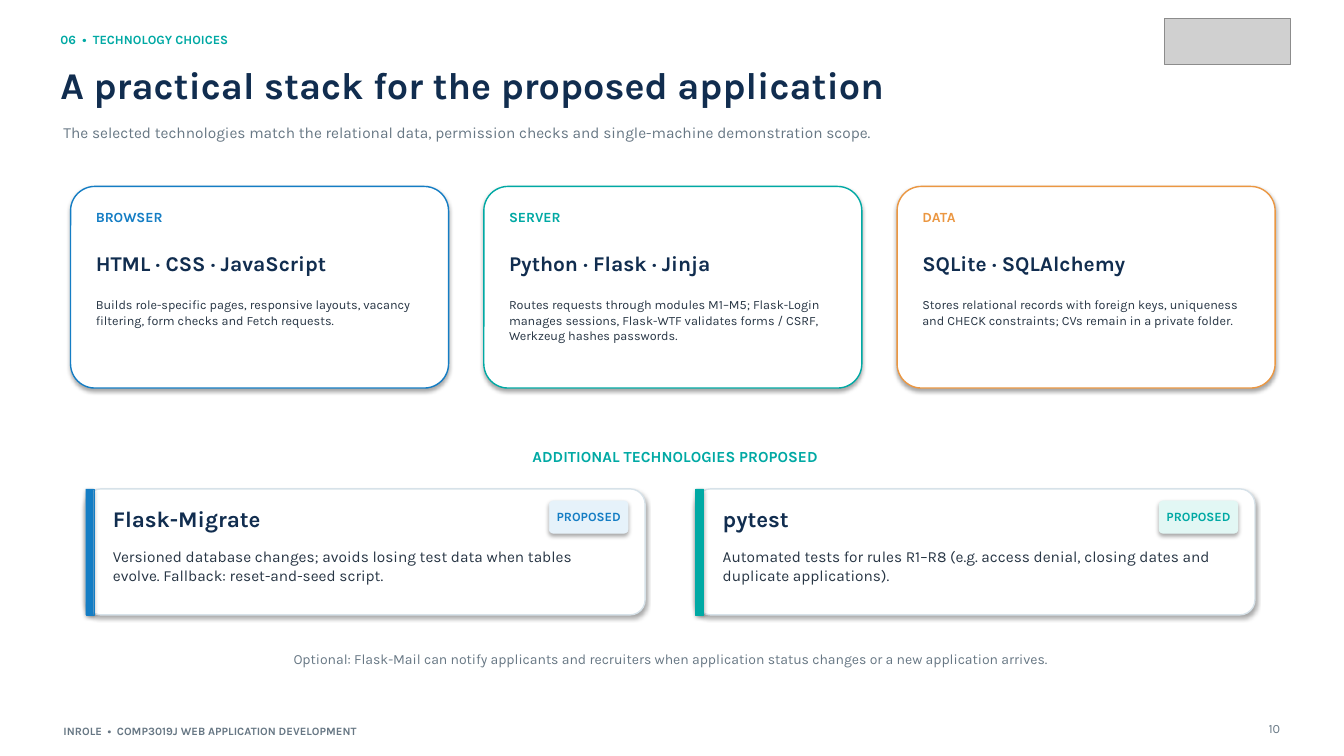
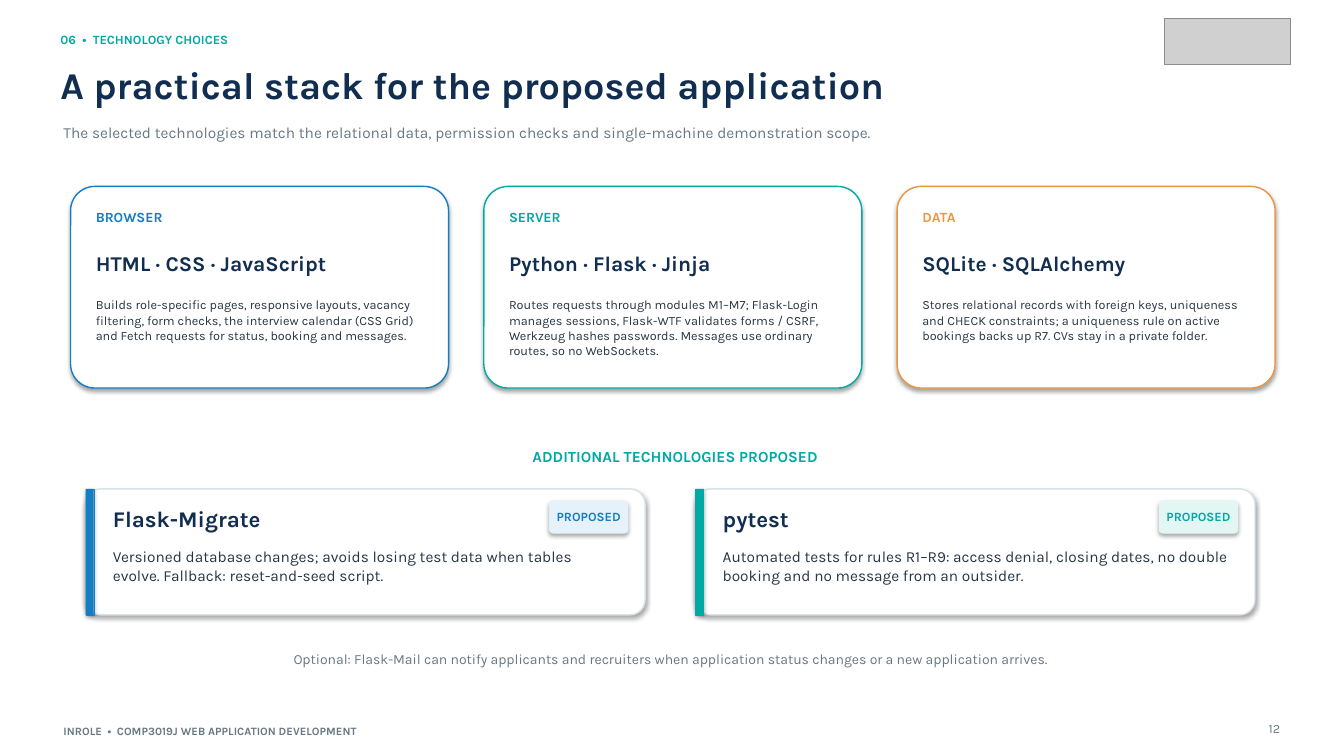
Before and after one commit to hmzayasin/Web-Dev-Project, a slide deck: slide 12 of InRole_Presentation.pptx (slide 10 before the commit). Drawn at 1344x756 pixels with LibreOffice and Linux fonts; fonts in the diff are those of the drawing; grey boxes stand for pictures. Boxes give left, top, right and bottom in pixels: in the first picture for what was removed or moved away, otherwise in the second. Text is boxed around its words. In the diff, an @@ line names an element or a change of style, - is before the commit and + after.

Commit message:
Added Interview and Booking to PP

```diff
--- a/InRole_Presentation.pptx
+++ b/InRole_Presentation.pptx
@@ text at [96,300,413,343]: text changed @@
-Builds role-specific pages, responsive layouts, vacancy filtering, form checks and Fetch requests.
+Builds role-specific pages, responsive layouts, vacancy filtering, form checks, the interview calendar (CSS Grid) and Fetch requests for status, booking and messages.
@@ text at [509,300,818,356]: text changed @@
-Routes requests through modules M1–M5; Flask-Login manages sessions, Flask-WTF validates forms / CSRF, Werkzeug hashes passwords.
+Routes requests through modules M1–M7; Flask-Login manages sessions, Flask-WTF validates forms / CSRF, Werkzeug hashes passwords. Messages use ordinary routes, so no WebSockets.
@@ text at [922,300,1238,343]: text changed @@
-Stores relational records with foreign keys, uniqueness and CHECK constraints; CVs remain in a private folder.
+Stores relational records with foreign keys, uniqueness and CHECK constraints; a uniqueness rule on active bookings backs up R7. CVs stay in a private folder.
@@ text at [723,551,1227,585]: text changed @@
-Automated tests for rules R1–R8 (e.g. access denial, closing dates and duplicate applications).
+Automated tests for rules R1–R9: access denial, closing dates, no double booking and no message from an outsider.
@@ text at [1269,725,1280,733]: text changed @@
-10
+12
```
Also in this commit, not shown: 8 other slides changed, 2 slides added.
